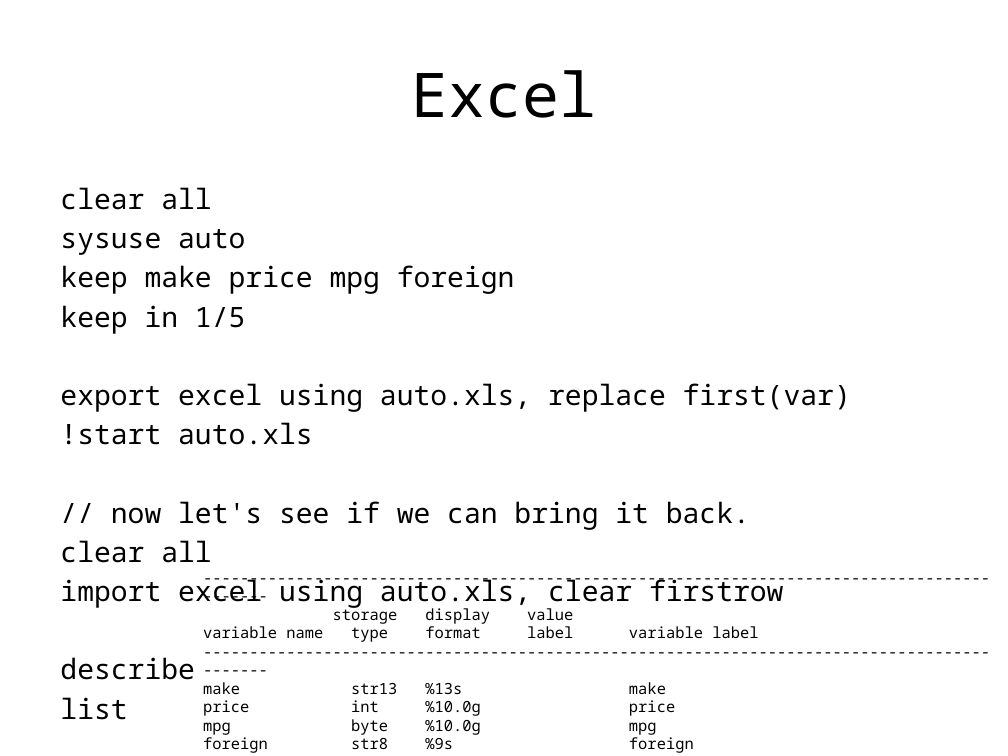
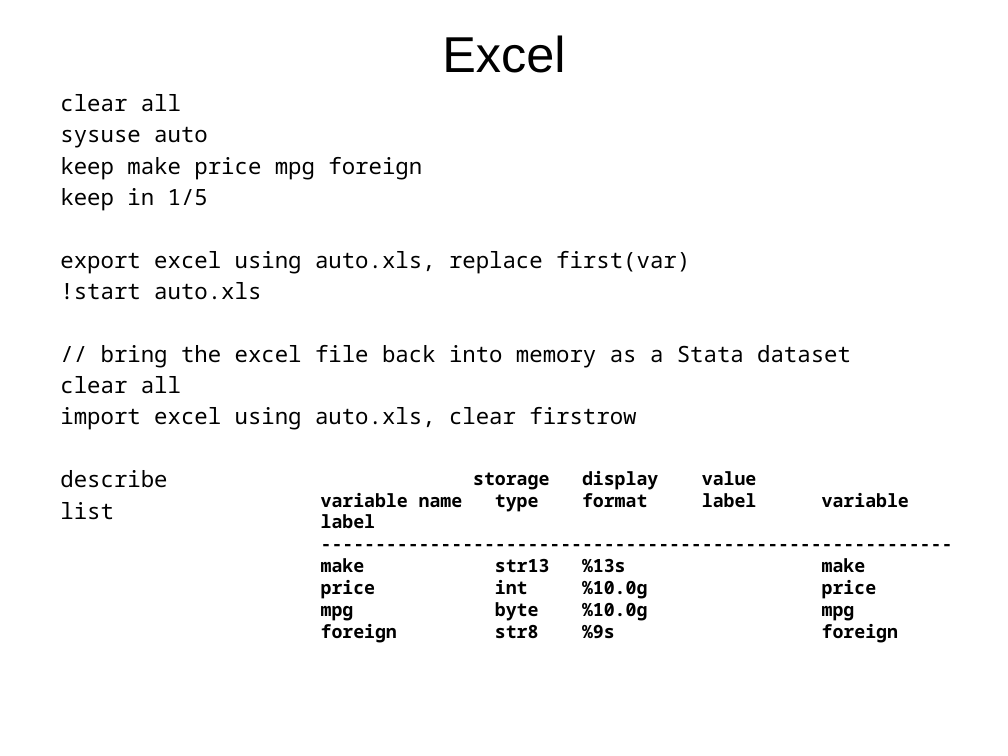
Before and after one commit to Chang-Y-Chung/dm, a slide deck: slide 12 of dm.pptx (slide 13 before the commit). Drawn at 1008x756 pixels with LibreOffice and Linux fonts; fonts in the diff are those of the drawing. Boxes give left, top, right and bottom in pixels: in the first picture for what was removed or moved away, otherwise in the second. Text is boxed around its words. In the diff, an @@ line names an element or a change of style, - is before the commit and + after.

```diff
--- a/dm.pptx
+++ b/dm.pptx
@@ title "Excel": place and size @@
-title "Excel" at [411,70,596,118]
+title "Excel" at [442,35,565,73]
@@ title "Excel" at [442,35,565,73]: size 44 to 36 pt, font Noto Sans Mono to Arial @@
@@ text "clear all": place and size @@
-text "clear all" at [60,187,851,680]
+text "clear all" at [60,94,851,520]
@@ text at [60,94,690,520]: size 20 to 16 pt in "clear all", "sysuse auto", "keep make price mpg foreign", "keep in 1/5" and 6 more places @@
@@ text at [101,345,851,367]: text changed; size 20 to 16 pt @@
-// now let's see if we can bring it back.
+// bring the excel file back into memory as a Stata dataset
@@ text at [321,471,909,643]: paragraph removed @@
---------------------------------------------------------------------------------------------
@@ text at [321,471,909,643]: text changed; size 11 to 13 pt; bold on @@
---------------------------------------------------------------------------------------------
+----------------------------------------------------------
@@ text at [321,471,909,643]: paragraph removed @@
------------------------------------------------------
@@ text "storage display value": place and size @@
-text "storage display value" at [203,606,758,753]
+text "storage display value" at [321,471,909,643]
@@ text at [321,471,909,643]: size 11 to 13 pt, bold on in "storage display value", "variable name type format label variable label", "make str13 %13s make", "price int %10.0g price" and 2 more places @@
```
Also in this commit, not shown: 22 other slides changed, 1 slide added, 9 slides removed.
